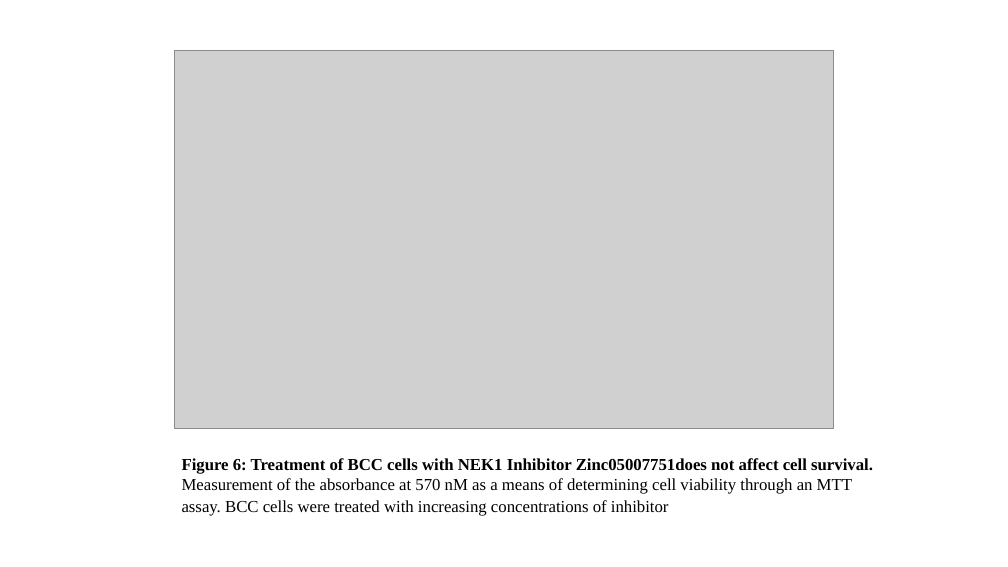
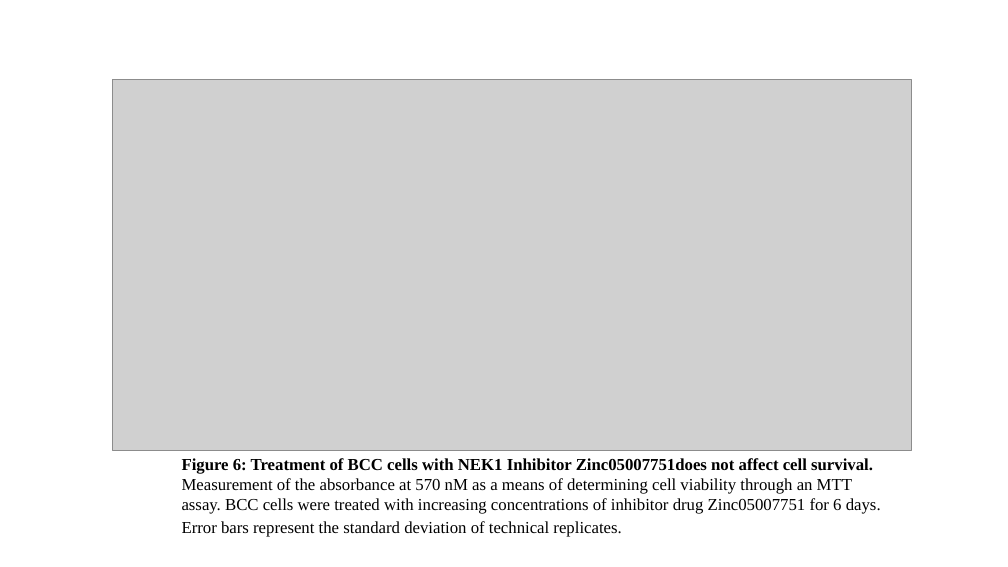
Before and after one commit to phalas25/ph-future-phd, a slide deck: slide 19 of Figures .pptx. Drawn at 1008x567 pixels with LibreOffice and Linux fonts; fonts in the diff are those of the drawing; grey boxes stand for pictures. Boxes give left, top, right and bottom in pixels: in the first picture for what was removed or moved away, otherwise in the second. Text is boxed around its words. In the diff, an @@ line names an element or a change of style, - is before the commit and + after.

```diff
--- a/Figures .pptx
+++ b/Figures .pptx
@@ picture: place and size @@
-picture at <box>174,51,834,429</box>
+picture at <box>112,80,911,451</box>
@@ text at <box>182,458,881,537</box>: text changed @@
-Figure 6: Treatment of BCC cells with NEK1 Inhibitor Zinc05007751does not affect cell survival. Measurement of the absorbance at 570 nM as a means of determining cell viability through an MTT assay. BCC cells were treated with increasing concentrations of inhibitor drug over the course of 6 days.
+Figure 6: Treatment of BCC cells with NEK1 Inhibitor Zinc05007751does not affect cell survival. Measurement of the absorbance at 570 nM as a means of determining cell viability through an MTT assay. BCC cells were treated with increasing concentrations of inhibitor drug Zinc05007751 for 6 days. Error bars represent the standard deviation of technical replicates. over the course of 6 days.
```
Also in this commit, not shown: 2 other slides changed, 10 other files.
